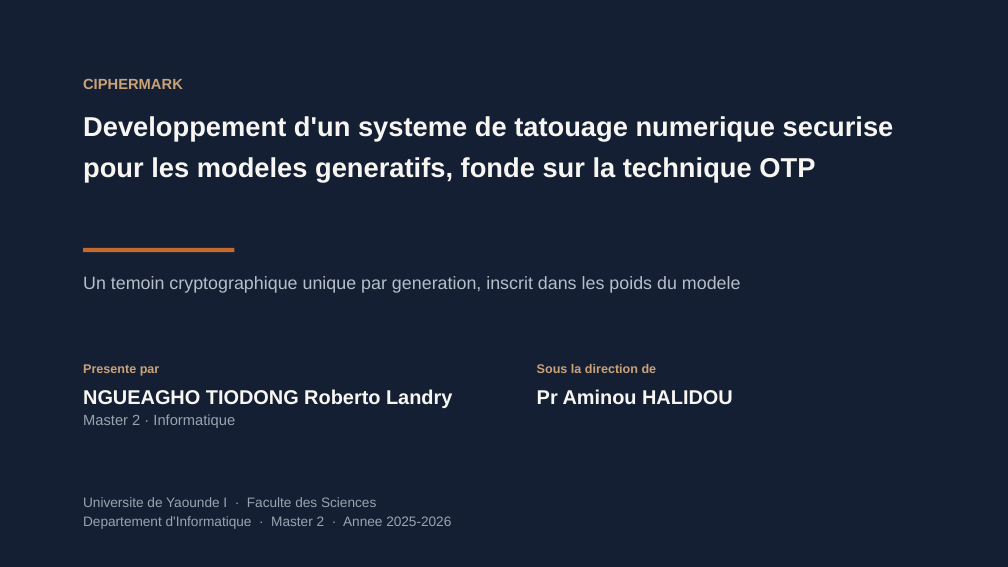
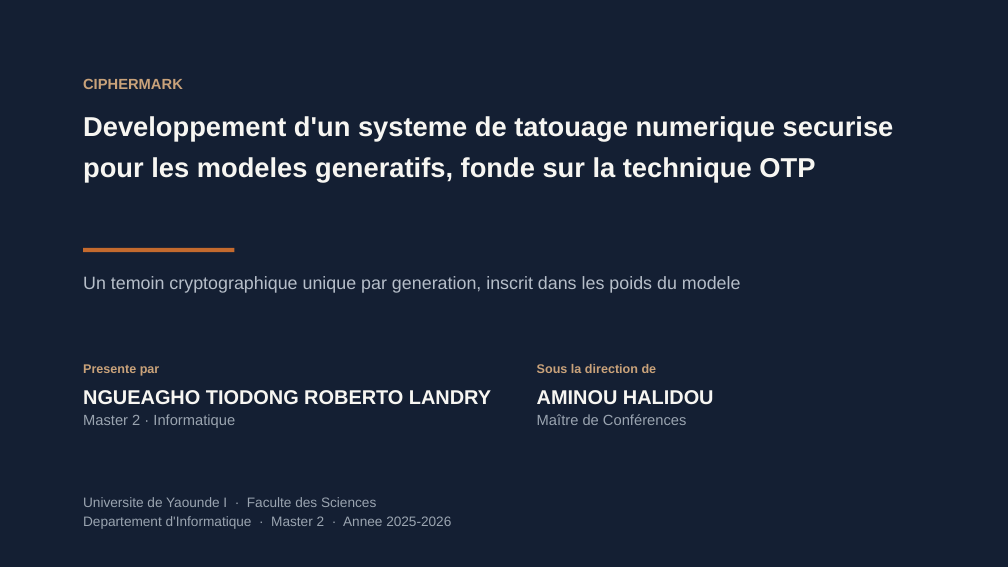
Before and after one commit to ngueagho/distseal-meta, a slide deck: slide 1 of soutenance/CipherMark_soutenance.pptx. Drawn at 1008x567 pixels with LibreOffice and Linux fonts; fonts in the diff are those of the drawing. Boxes give left, top, right and bottom in pixels: in the first picture for what was removed or moved away, otherwise in the second. Text is boxed around its words. In the diff, an @@ line names an element or a change of style, - is before the commit and + after.

```diff
--- a/soutenance/CipherMark_soutenance.pptx
+++ b/soutenance/CipherMark_soutenance.pptx
@@ text at <box>83,390,491,404</box>: text changed @@
-NGUEAGHO TIODONG Roberto Landry
+NGUEAGHO TIODONG ROBERTO LANDRY
@@ text at <box>537,390,714,425</box>: text changed; size 19 to 14 pt; text colour #F7F6F2 to #9AA4B0; bold off @@
-Pr Aminou HALIDOU
+AMINOU HALIDOU
+Maître de Conférences
```
Also in this commit, not shown: 1 other slide changed, 13 other files.
